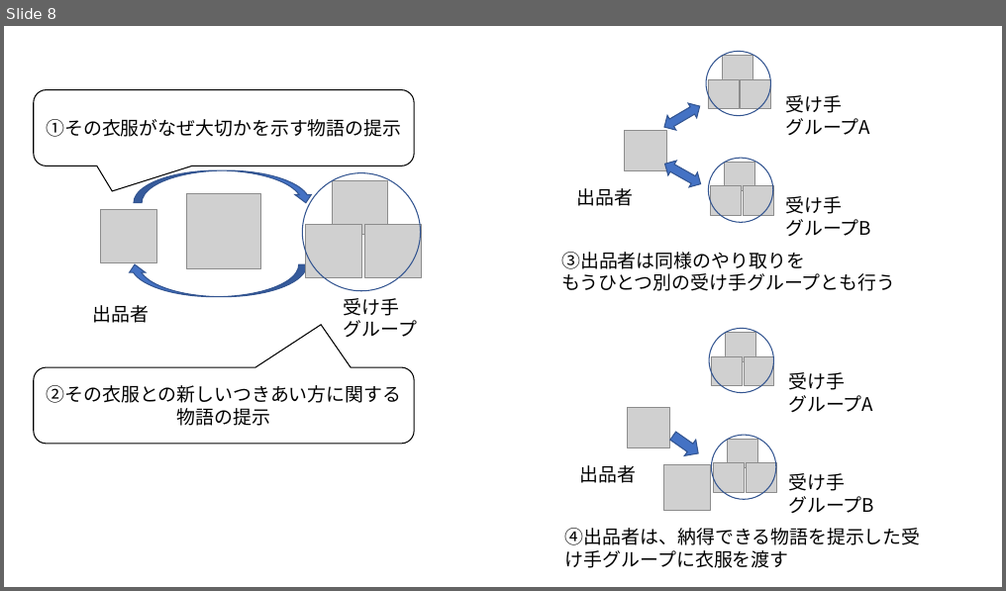
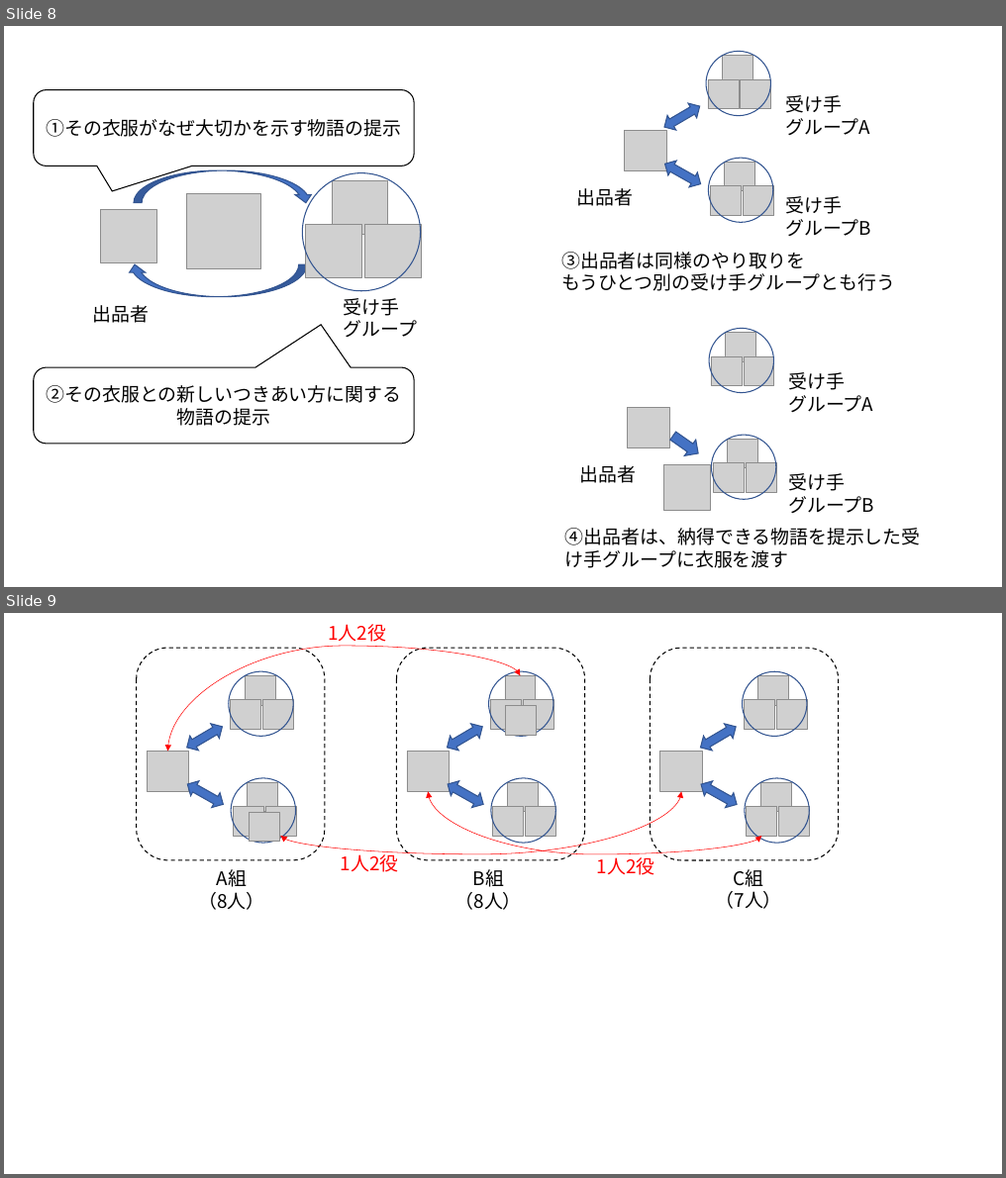
Before and after one commit to oyamadashin/remote, a slide deck: 図/図.pptx. Shown one above the other, each under a label of ours: slide 8 before the commit, slides 8 and 9 after it. The pictures are 1006x591 and 1006x1178 pixels, drawn with LibreOffice and Linux fonts; fonts in the diff are those of the drawing; grey boxes stand for pictures. Boxes give left, top, right and bottom in pixels: in the first picture for what was removed or moved away, otherwise in the second. Text is boxed around its words. In the diff, an @@ line names an element or a change of style, - is before the commit and + after.

```diff
--- a/図/図.pptx
+++ b/図/図.pptx
@@ slide 9 added at box(4, 613, 1002, 1174), background #FFFFFF @@
@@ text added at box(328, 624, 386, 646), 18 pt, text #FF0000 @@
+1人2役
@@ rounded rectangle added at box(137, 648, 325, 861), outline #000000 1 pt dashed @@
@@ curved double arrow added from (168, 752) to (521, 676), #FF0000 0.5 pt @@
@@ group added at box(229, 671, 294, 736): 3 pictures, 1 ellipse @@
@@ rounded rectangle added at box(396, 648, 585, 861), outline #000000 1 pt dashed @@
@@ group added at box(489, 671, 554, 736): 3 pictures, 1 ellipse @@
@@ rounded rectangle added at box(650, 648, 839, 861), outline #000000 1 pt dashed @@
@@ group added at box(743, 671, 807, 736): 3 pictures, 1 ellipse @@
@@ left right arrow added at box(183, 719, 227, 755), fill #4472C4, outline #325491 1 pt @@
@@ left right arrow added at box(443, 719, 487, 755), fill #4472C4, outline #325491 1 pt @@
@@ picture added at box(506, 706, 537, 735) @@
@@ left right arrow added at box(696, 720, 741, 756), fill #4472C4, outline #325491 1 pt @@
@@ picture added at box(147, 752, 190, 792) @@
@@ picture added at box(407, 752, 450, 792) @@
@@ picture added at box(660, 752, 703, 792) @@
@@ left right arrow added at box(183, 777, 228, 812), fill #4472C4, outline #325491 1 pt @@
@@ group added at box(231, 778, 296, 843): 3 pictures, 1 ellipse @@
@@ left right arrow added at box(444, 777, 488, 812), fill #4472C4, outline #325491 1 pt @@
@@ group added at box(491, 778, 556, 843): 3 pictures, 1 ellipse @@
@@ left right arrow added at box(697, 777, 742, 812), fill #4472C4, outline #325491 1 pt @@
@@ group added at box(745, 778, 810, 843): 3 pictures, 1 ellipse @@
@@ picture added at box(249, 812, 279, 842) @@
@@ curved double arrow added from (681, 792) to (281, 836), #FF0000 0.5 pt @@
@@ curved double arrow added from (429, 792) to (761, 836), #FF0000 0.5 pt @@
@@ text added at box(199, 869, 265, 910), 18 pt, text #000000 @@
+A組
+（8人）
@@ text added at box(341, 852, 399, 872), 18 pt, text #FF0000 @@
+1人2役
@@ text added at box(455, 869, 522, 910), 18 pt, text #000000 @@
+B組
+（8人）
@@ text added at box(597, 858, 655, 875), 18 pt, text #FF0000 @@
+1人2役
@@ text added at box(716, 869, 782, 909), 18 pt, text #000000 @@
+C組
+（7人）
```
Also in this commit, not shown: 3 slides changed, 6 other slides added, 18 other files.
